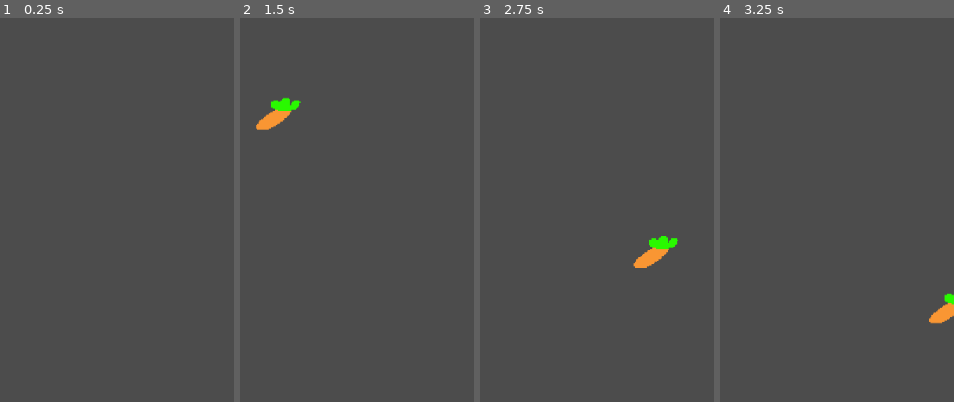
Above: before the commit, frames 1-4 (left to right).
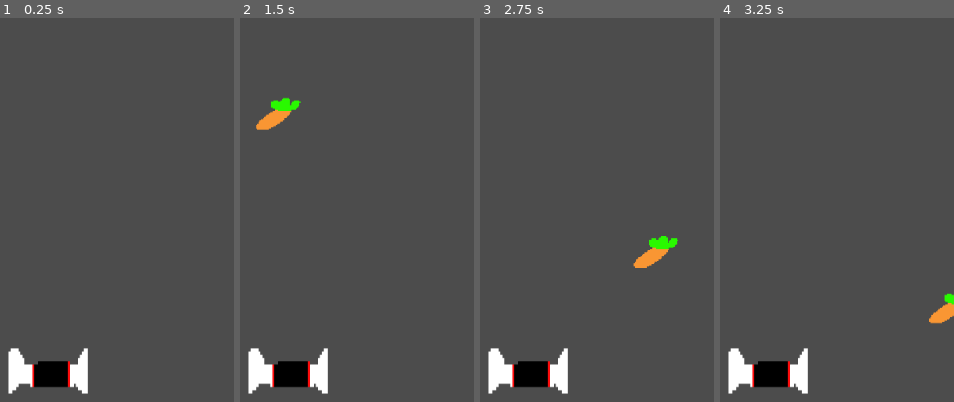
Above: after the commit, the same moments.

Repository: michaelgrav/ChildrensHealthGame
Game: Godot game, scene res://Main.tscn
The game is run twice, just before and just after one commit, with the same random seed, the same clock (stepped at 60 frames per second) and the same inputs.
Inputs:
- Up to frame 1 (0.25 s): no input
- Up to frame 2 (1.5 s): hold Right (ui_right) 0.53-1.28 s; hold Left (ui_left) from 1.28 s (still down)
- Up to frame 3 (2.75 s): release Left (ui_left) at 2.03 s; hold Right (ui_right) from 2.03 s (still down)
- Up to frame 4 (3.25 s): keep holding Right (ui_right)
The pictures show only the part of the screen within x 34-84%, y 11-61%; the shares and areas given below are measured in that part.

The runs differ from the first frame. In frame 1, 2.6% of the frame differs, in the area x 3-38%, y 85-98%; in frame 2, 2.6%; in frame 3, 2.6%; in frame 4, 2.6%.

Commit message:
brick go bye bye

Diff:
--- /dev/null
+++ b/Game/Brick.gd
@@ -0,0 +1,25 @@
+extends StaticBody2D
+
+
+# Declare member variables here. Examples:
+# var a = 2
+# var b = "text"
+
+
+# Called when the node enters the scene tree for the first time.
+func _ready():
+	pass # Replace with function body.
+
+
+
+
+func _on_Area2D_area_entered(area):
+	queue_free()
+
+
+func _on_Area2D_body_entered(body):
+	print("HELLO,WORLD")
+	print(body)
+	if body.is_in_group("ball"):
+		print("BALLLL")
+		queue_free()
--- a/Game/Brick.tscn
+++ b/Game/Brick.tscn
@@ -1,5 +1,30 @@
-[gd_scene format=2]
+[gd_scene load_steps=4 format=2]
 
-[node name="Brick" type="Node2D"]
+[ext_resource path="res://Sprites/CandyBar.png" type="Texture" id=1]
+[ext_resource path="res://Brick.gd" type="Script" id=2]
+
+[sub_resource type="CapsuleShape2D" id=1]
+radius = 49.3337
+height = 109.489
+
+[node name="Brick" type="StaticBody2D" groups=[
+"brick",
+]]
+scale = Vector2( 0.507793, 0.825562 )
+script = ExtResource( 2 )
 
 [node name="Sprite" type="Sprite" parent="."]
+texture = ExtResource( 1 )
+
+[node name="CollisionShape2D" type="CollisionShape2D" parent="."]
+rotation = 1.5708
+shape = SubResource( 1 )
+
+[node name="Area2D" type="Area2D" parent="."]
+
+[node name="CollisionShape2D" type="CollisionShape2D" parent="Area2D"]
+rotation = 1.5708
+shape = SubResource( 1 )
+
+[connection signal="area_entered" from="Area2D" to="." method="_on_Area2D_area_entered"]
+[connection signal="body_entered" from="Area2D" to="." method="_on_Area2D_body_entered"]
--- a/Game/Carrot.tscn
+++ b/Game/Carrot.tscn
@@ -7,7 +7,9 @@
 radius = 10.1549
 height = 43.3388
 
-[node name="Carrot" type="RigidBody2D"]
+[node name="Carrot" type="RigidBody2D" groups=[
+"ball",
+]]
 position = Vector2( 294.768, 338.083 )
 mode = 2
 gravity_scale = 0.0
--- a/Game/Main.tscn
+++ b/Game/Main.tscn
@@ -1,8 +1,9 @@
-[gd_scene load_steps=5 format=2]
+[gd_scene load_steps=6 format=2]
 
 [ext_resource path="res://Player.tscn" type="PackedScene" id=1]
 [ext_resource path="res://Main.gd" type="Script" id=2]
 [ext_resource path="res://Carrot.tscn" type="PackedScene" id=3]
+[ext_resource path="res://Brick.tscn" type="PackedScene" id=4]
 
 [sub_resource type="RectangleShape2D" id=1]
 extents = Vector2( 3.08475, 10 )
@@ -52,3 +53,6 @@
 [node name="CollisionShape2D" type="CollisionShape2D" parent="Node2D/StaticBody2D2"]
 scale = Vector2( 100, 1 )
 shape = SubResource( 1 )
+
+[node name="Brick" parent="." instance=ExtResource( 4 )]
+position = Vector2( 266.864, 595.841 )
--- a/Game/Player.gd
+++ b/Game/Player.gd
@@ -20,3 +20,7 @@
 	position += velocity * delta
 	position.x = clamp(position.x, 0, screen_size.x)
 	position.y = clamp(position.y, 0, screen_size.y)
+
+func _on_Ball_body_enter(body):
+	if body.is_in_group("brick"):
+		body.queue_free()
--- a/Game/Player.tscn
+++ b/Game/Player.tscn
@@ -6,7 +6,9 @@
 [sub_resource type="RectangleShape2D" id=1]
 extents = Vector2( 70, 10 )
 
-[node name="Player" type="StaticBody2D"]
+[node name="Player" type="StaticBody2D" groups=[
+"ball",
+]]
 scale = Vector2( 0.15, 0.15 )
 script = ExtResource( 2 )
 __meta__ = {
@@ -16,5 +18,7 @@
 [node name="Sprite" type="Sprite" parent="."]
 texture = ExtResource( 1 )
 
-[node name="CollisionShape2D" type="CollisionShape2D" parent="."]
+[node name="CollisionShape2D" type="CollisionShape2D" parent="." groups=[
+"ball",
+]]
 shape = SubResource( 1 )
Not shown, added: Game/Sprites/CandyBar.png.import
